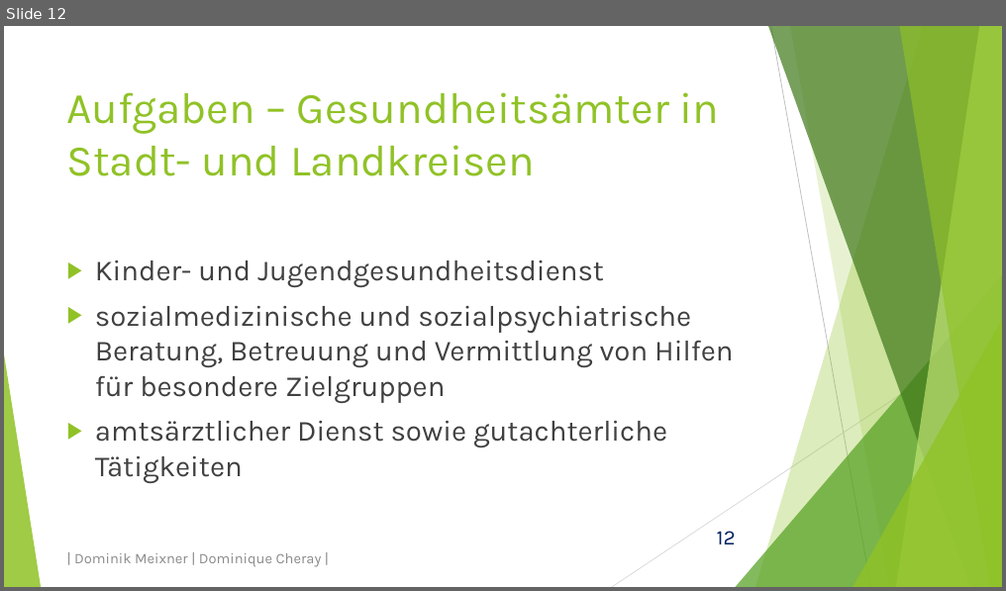
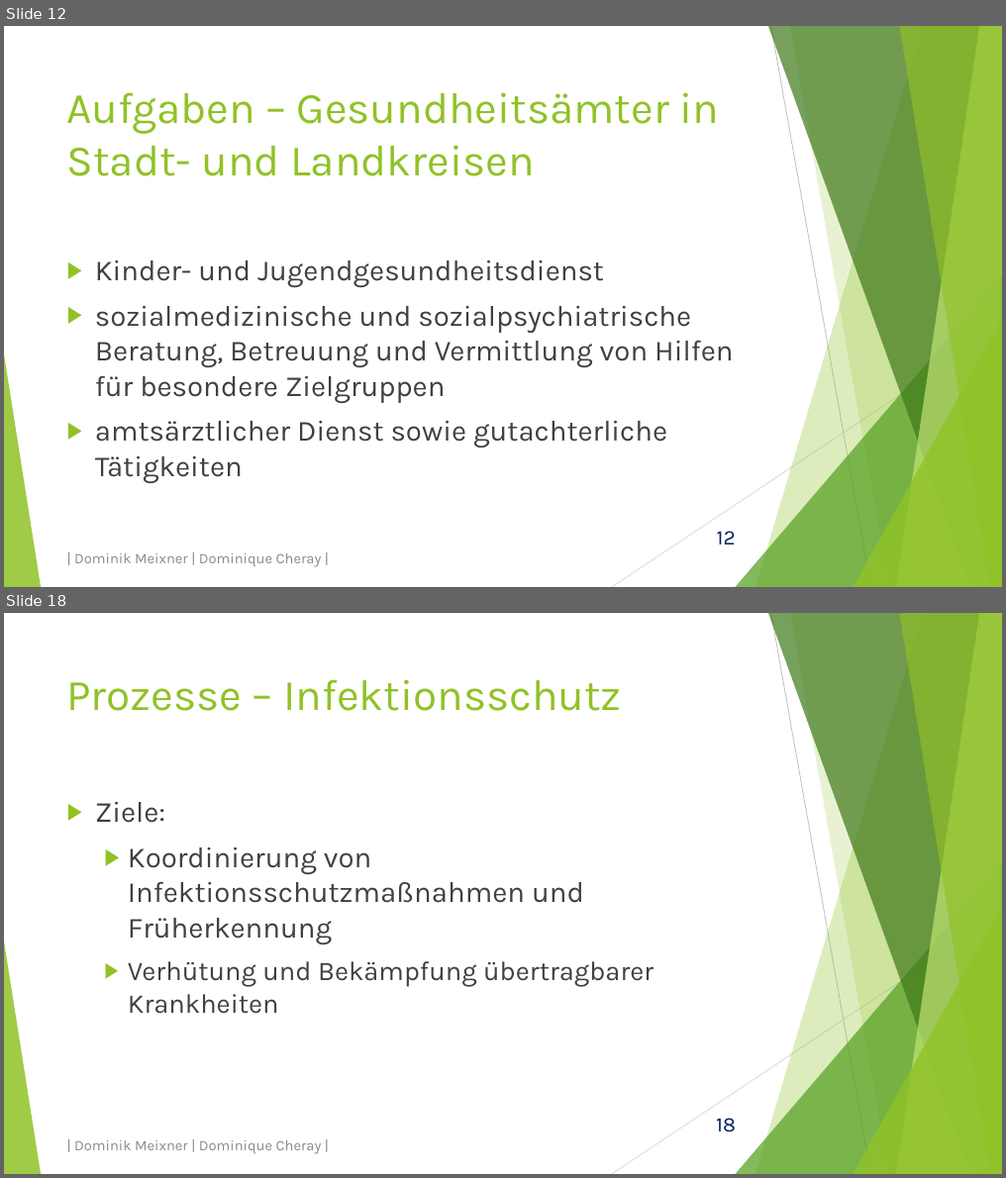
Before and after one commit to domeix/BlaBla, a slide deck: GesundheitsamtPraes.pptx. Shown one above the other, each under a label of ours: slide 12 before the commit, slides 12 and 18 after it; the slides between them are not shown. The pictures are 1006x591 and 1006x1178 pixels, drawn with LibreOffice and Linux fonts; fonts in the diff are those of the drawing. Boxes give left, top, right and bottom in pixels: in the first picture for what was removed or moved away, otherwise in the second. Text is boxed around its words. In the diff, an @@ line names an element or a change of style, - is before the commit and + after.

Commit message:
Wieder Präsentation
Präsentation um Prozesse erweitert

```diff
--- a/GesundheitsamtPraes.pptx
+++ b/GesundheitsamtPraes.pptx
@@ slide 18 added at [4,613,1002,1174], background #FFFFFF; not listed: 11 template elements that a slide beside it also shows @@
@@ title added at [67,679,622,711], 42 pt, text #90C226 @@
+Prozesse – Infektionsschutz
@@ text added at [95,802,653,1014], 28 pt, text #404040 @@
+▶ Ziele:
+  ▶ Koordinierung von Infektionsschutzmaßnahmen und Früherkennung
+  ▶ Verhütung und Bekämpfung übertragbarer Krankheiten
@@ text added at [74,1141,322,1155], 14 pt, text #8C8C8C @@
+| Dominik Meixner | Dominique Cheray |
```
Also in this commit, not shown: 1 slide changed, 7 other slides added, 2 other files.
